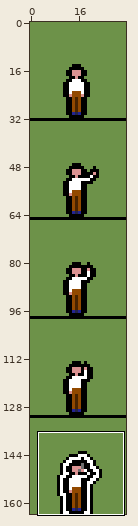
Sprite sheet: gameSource/graphics/unit_waving.png. The first picture is a wide view before the edit; the outline marks the close-up.
Close-up. Before the commit:
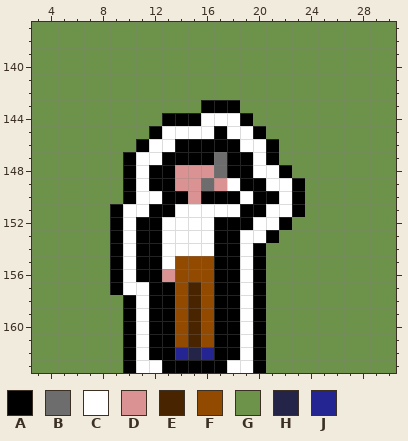
The file is 32x164 pixels. Shown: x 3..30, y 137..163.
Palette (. is transparent): A #000000  B #6d6d6d  C #ffffff  D #db9292  E #492400  F #924900  G #6d9249  H #242449  J #242492
Pixels before, first column x 3:
137 GGGGGGGGGGGGGGGGGGGGGGGGGGGG
138 GGGGGGGGGGGGGGGGGGGGGGGGGGGG
139 GGGGGGGGGGGGGGGGGGGGGGGGGGGG
140 GGGGGGGGGGGGGGGGGGGGGGGGGGGG
141 GGGGGGGGGGGGGGGGGGGGGGGGGGGG
142 GGGGGGGGGGGGGGGGGGGGGGGGGGGG
143 GGGGGGGGGGGGGAAAGGGGGGGGGGGG
144 GGGGGGGGGGAAACCCAGGGGGGGGGGG
145 GGGGGGGGGACCCCACCAGGGGGGGGGG
146 GGGGGGGGACCAAAAACCAGGGGGGGGG
147 GGGGGGGACCAAAABAACAGGGGGGGGG
148 GGGGGGGACAADDDBAACCAGGGGGGGG
149 GGGGGGGACAADDBDCAACCAGGGGGGG
150 GGGGGGGACCAADAAACAACAGGGGGGG
151 GGGGGGACCAACCCCCAACCAGGGGGGG
152 GGGGGGACAACCCCAAACCAGGGGGGGG
153 GGGGGGACAACCCCAACCAGGGGGGGGG
154 GGGGGGACAACCCCAACAGGGGGGGGGG
155 GGGGGGACAACFFFAACAGGGGGGGGGG
156 GGGGGGACAADFFFAACAGGGGGGGGGG
157 GGGGGGACCAAFEFAACAGGGGGGGGGG
158 GGGGGGGACAAFEFAACAGGGGGGGGGG
159 GGGGGGGACAAFEFAACAGGGGGGGGGG
160 GGGGGGGACAAFEFAACAGGGGGGGGGG
161 GGGGGGGACAAFEFAACAGGGGGGGGGG
162 GGGGGGGACAAJHJAACAGGGGGGGGGG
163 GGGGGGGACCAAAAACCAGGGGGGGGGG
New version:
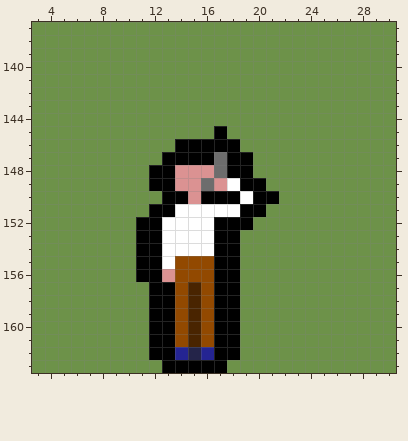
Commit message: Generalized halo.
Changes in this commit:
Changed rows in their new state; - is an unchanged pixel.
first column x 9:
143 -------GGG-----
144 ----GGGGGGG----
145 ---GGGGG-GGG---
146 --GGG-----GGG--
147 -GGG-------GG--
148 -GG--------GGG-
149 -GG---------GGG
150 -GGG---------GG
151 GGG---------GGG
152 GG---------GGG-
153 GG--------GGG--
154 GG--------GG---
155 GG--------GG---
156 GG--------GG---
157 GGG-------GG---
158 -GG-------GG---
159 -GG-------GG---
160 -GG-------GG---
161 -GG-------GG---
162 -GG-------GG---
163 -GGG-----GGG---
Changed places in both close-ups, as pixel boxes (x1, y1, x2, y2):
changed: (110, 100, 305, 373)
